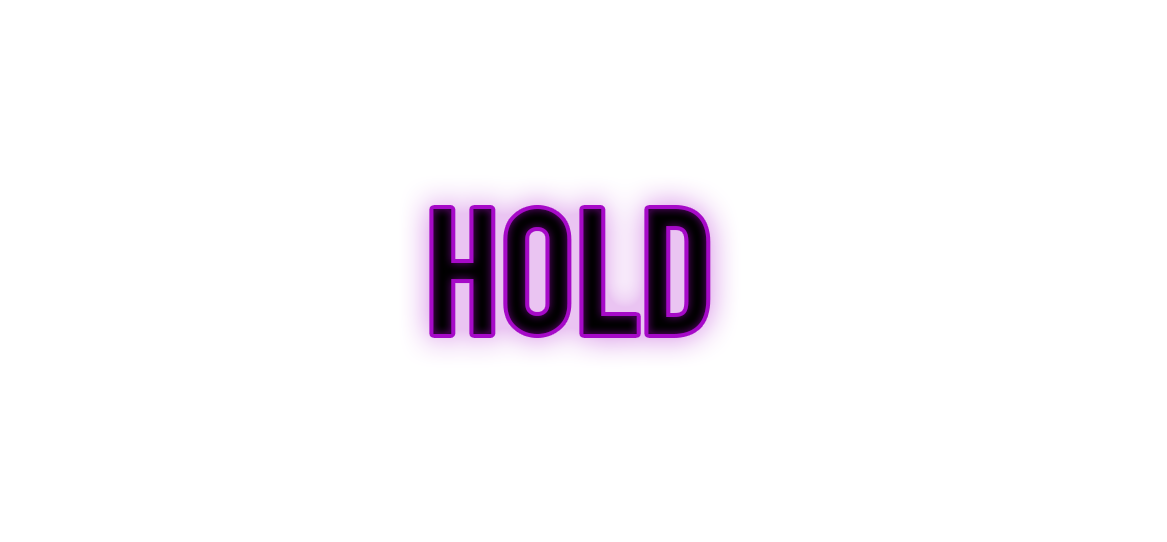
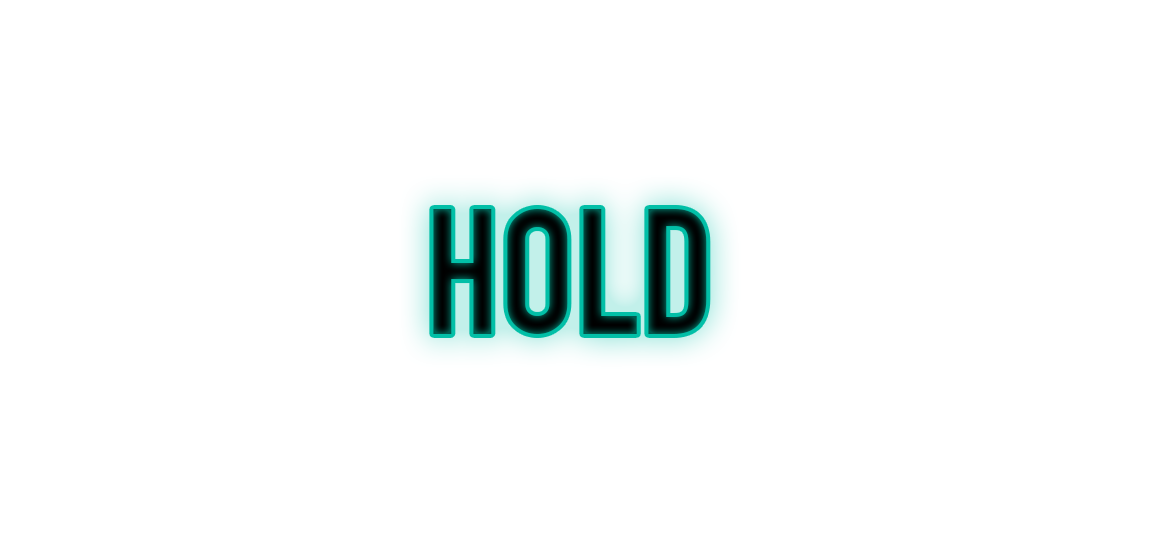
Comparing the layer stacks of the two (1167, 542) images. Changes:
pixels changed over [left=403, top=179, right=736, bottom=364] (layer not identified)
